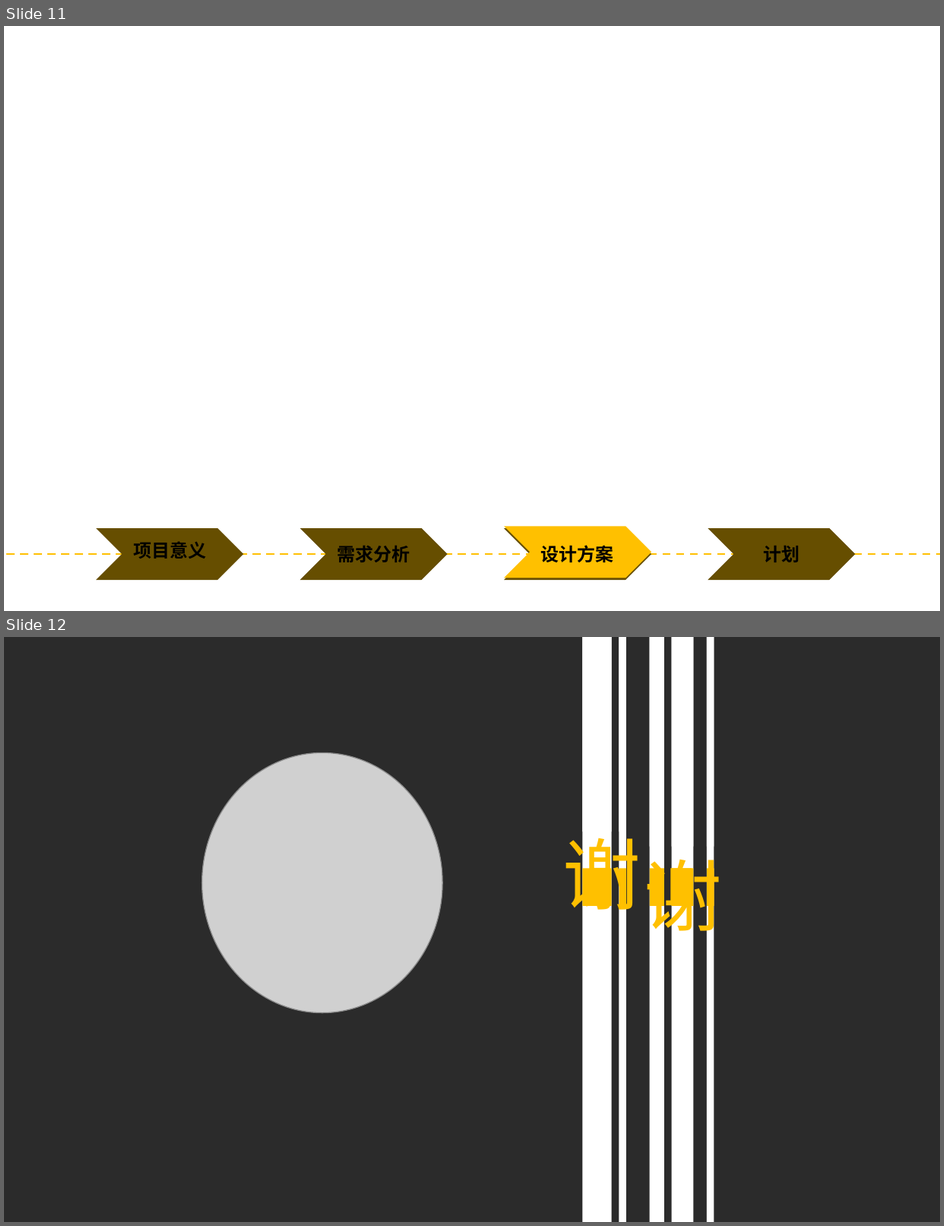
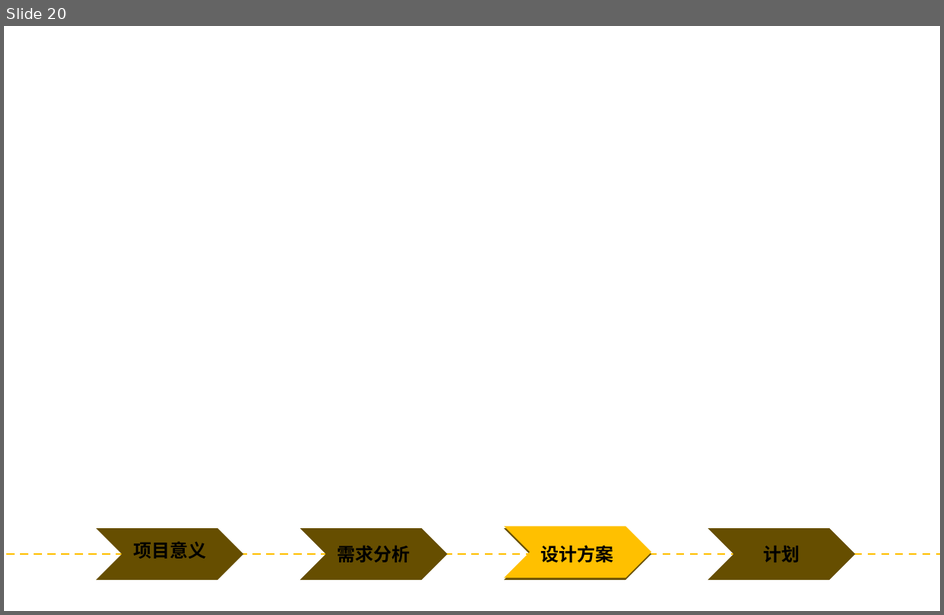
Before and after one commit to yyHaker/NamedEntityRecognition, a slide deck: files/report/projectreport/PPT模板/毕业答辩——yyhaker.pptx. Shown one above the other, each under a label of ours: slides 11 and 12 before the commit, slide 20 after it. The pictures are 944x1226 and 944x615 pixels, drawn with LibreOffice and Linux fonts; fonts in the diff are those of the drawing; grey boxes stand for pictures; background and template pictures are left out; a plain dark background stands for a picture behind light text. Boxes give left, top, right and bottom in pixels: in the first picture for what was removed or moved away, otherwise in the second. Text is boxed around its words. In the diff, an @@ line names an element or a change of style, - is before the commit and + after.

```diff
--- a/files/report/projectreport/PPT模板/毕业答辩——yyhaker.pptx
+++ b/files/report/projectreport/PPT模板/毕业答辩——yyhaker.pptx
@@ slide 12 removed at [4,637,940,1222], background picture (left out) @@
@@ rectangle removed at [582,637,612,1222] @@
@@ rectangle removed at [582,637,612,832] @@
@@ rectangle removed at [619,637,626,1222] @@
@@ rectangle removed at [619,637,626,832] @@
@@ rectangle removed at [650,637,665,1222] @@
@@ rectangle removed at [650,637,665,847] @@
@@ rectangle removed at [671,637,693,1222] @@
@@ rectangle removed at [671,637,693,847] @@
@@ rectangle removed at [707,637,715,1222] @@
@@ rectangle removed at [707,637,715,847] @@
@@ picture removed at [202,753,443,1013] @@
@@ text removed at [563,827,722,945] @@
-谢
@@ text removed at [563,827,722,945] @@
-谢
@@ rectangle removed at [582,868,612,906] @@
@@ rectangle removed at [619,868,626,906] @@
@@ rectangle removed at [650,868,665,906] @@
@@ rectangle removed at [671,868,693,906] @@
@@ rectangle removed at [707,868,715,906] @@
@@ what was slide 11 is now slide 20 @@
```
Also in this commit, not shown: 6 slides changed, 11 slides added.
